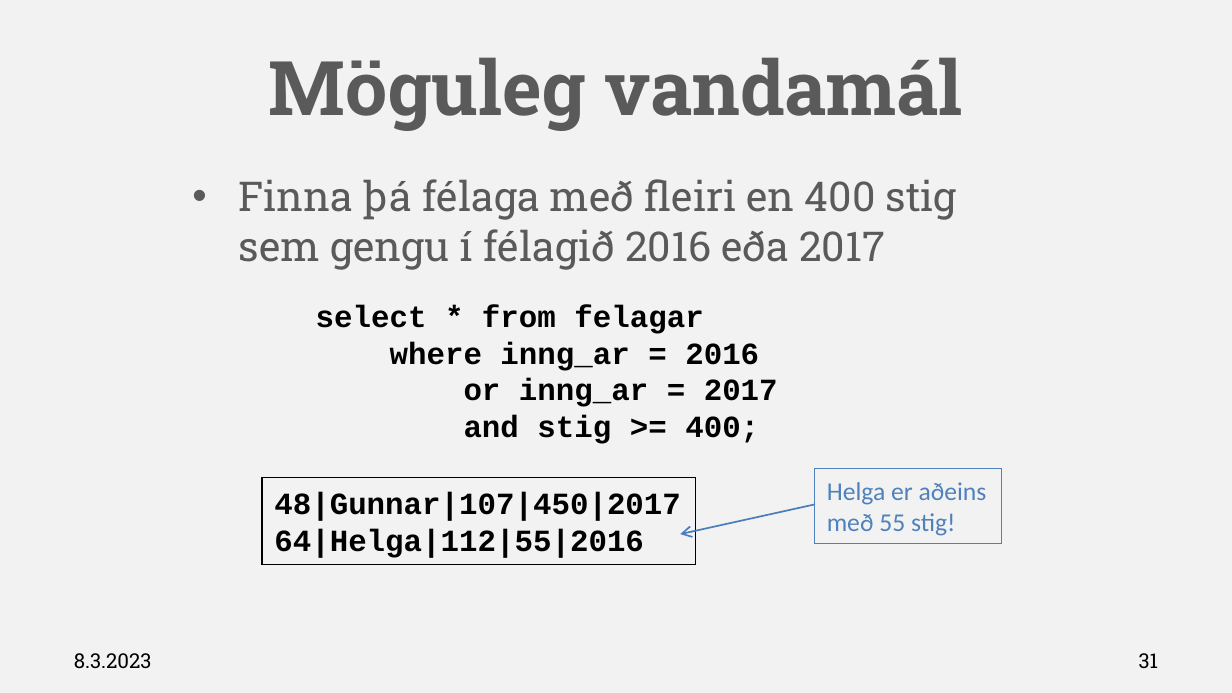
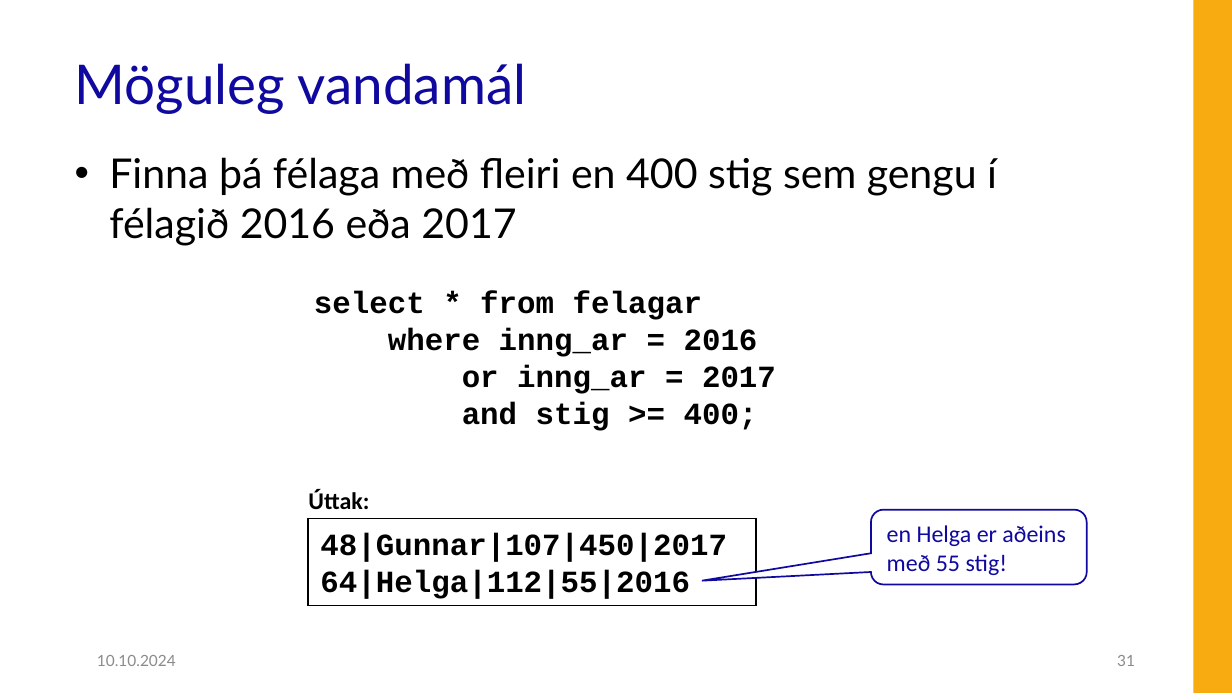
Before and after one commit to Hjalmtyr/SQL1, a slide deck: slide 31 of SQL-I.pptx. Drawn at 1232x693 pixels with LibreOffice and Linux fonts; fonts in the diff are those of the drawing; background and template pictures are left out. Boxes give left, top, right and bottom in pixels: in the first picture for what was removed or moved away, otherwise in the second. Text is boxed around its words. In the diff, an @@ line names an element or a change of style, - is before the commit and + after.

```diff
--- a/SQL-I.pptx
+++ b/SQL-I.pptx
@@ background #F2F2F2 to #FFFFFF @@
@@ rectangle added at [1194, 0, 1232, 693], fill #F8AA11 @@
@@ title "Möguleg vandamál": place and size @@
-title "Möguleg vandamál" at [269, 57, 962, 131]
+title "Möguleg vandamál" at [75, 63, 527, 114]
@@ title "Möguleg vandamál" at [75, 63, 527, 114]: size 44 to 32 pt, font Roboto Slab to Lato, text colour #5A5A5A to #10099F, bold off; alignment centre to left; line spacing 1 to 0.9; vertical alignment middle to bottom @@
@@ text "Finna þá félaga með fleiri ...": place and size @@
-text "Finna þá félaga með fleiri ..." at [239, 179, 957, 270]
+text "Finna þá félaga með fleiri ..." at [109, 157, 997, 246]
@@ text "Finna þá félaga með fleiri ..." at [109, 157, 997, 246]: font Roboto Slab to Lato, text colour #5A5A5A to #000000; indent changed @@
@@ text "select * from felagar": place and size @@
-text "select * from felagar" at [316, 304, 778, 444]
+text "select * from felagar" at [314, 291, 776, 431]
@@ text added at [308, 489, 369, 509], 14 pt, text #000000, bold @@
+Úttak:
@@ arrow removed from (814, 504) to (680, 535) @@
@@ rectangle "48|Gunnar|107|450|2017": place and size @@
-rectangle "48|Gunnar|107|450|2017" at [262, 478, 696, 565]
+rectangle "48|Gunnar|107|450|2017" at [308, 519, 755, 606]
@@ rounded speech box "en Helga er aðeins með ...": place and size @@
-rounded speech box "en Helga er aðeins með ..." at [814, 468, 1000, 543]
+rounded speech box "en Helga er aðeins með ..." at [871, 510, 1087, 585]
@@ rounded speech box "en Helga er aðeins með ..." at [871, 510, 1087, 585]: vertical alignment top to middle; rectangle to rounded speech box; fill none to #FFFFFF; outline #4F81BD 0.75 pt to #10099F 1 pt @@
@@ text in rounded speech box at [887, 525, 1065, 575]: text changed; size 15 to 14 pt; text colour #4F81BD to #10099F @@
-Helga er aðeins
-með 55 stig!
+en Helga er aðeins með 55 stig!
@@ text at [97, 655, 176, 666]: text changed; size 12 to 9 pt; font Roboto Slab to Lato; text colour #000000 to #8C8C8C @@
-8.3.2023
+10.10.2024
@@ page number: place and size @@
-page number at [1139, 653, 1159, 668]
+page number at [1117, 655, 1135, 666]
@@ page number at [1117, 655, 1135, 666]: size 12 to 9 pt, font Roboto Slab to Lato, text colour #000000 to #8C8C8C @@
```
Also in this commit, not shown: 81 other slides changed, 2 slides added, 2 slides removed, 25 other files.
